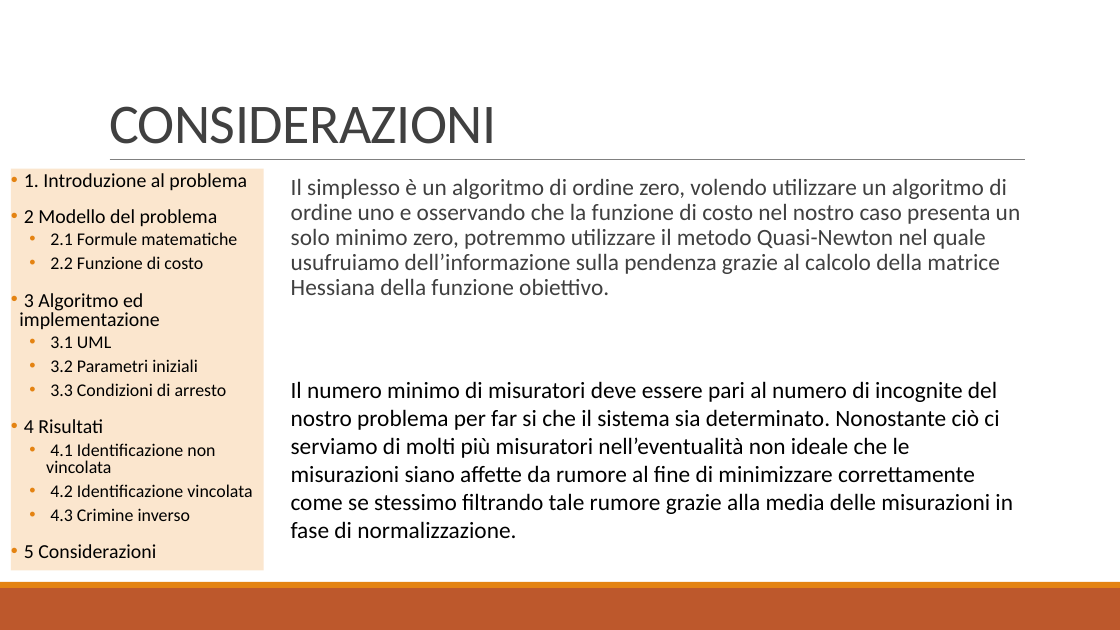
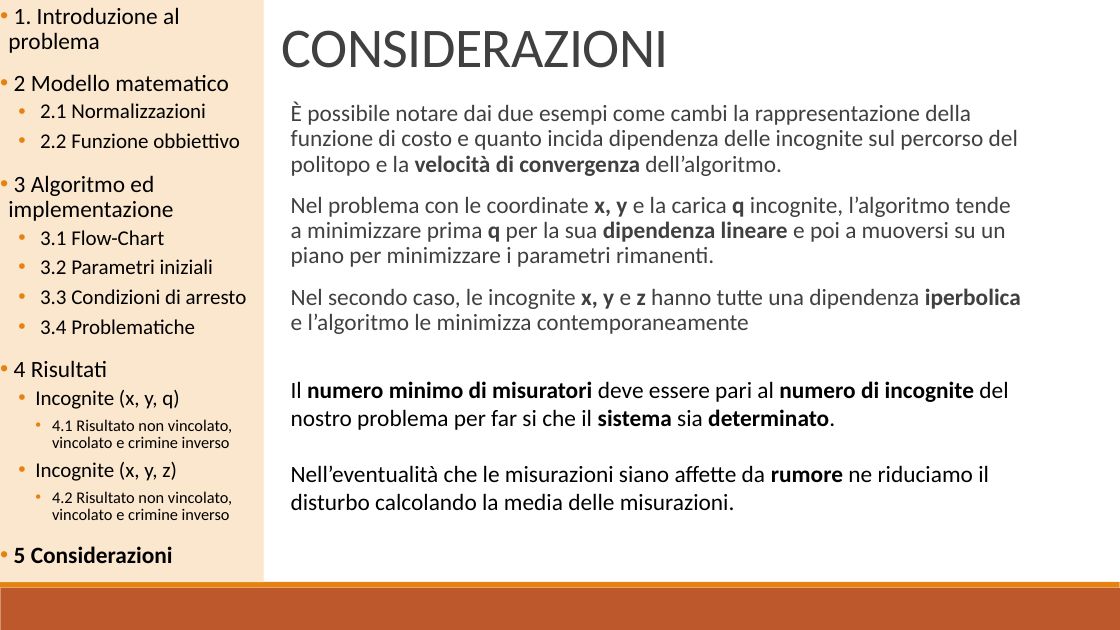
Before and after one commit to baldimario/Simplex, a slide deck: slide 20 of IDENTICAZIONE SISTEMA DI CARICHE PUNTIFORMI DA MISURE DI.pptx (slide 18 before the commit). Drawn at 1120x630 pixels with LibreOffice and Linux fonts; fonts in the diff are those of the drawing. Boxes give left, top, right and bottom in pixels: in the first picture for what was removed or moved away, otherwise in the second. Text is boxed around its words. In the diff, an @@ line names an element or a change of style, - is before the commit and + after.

```diff
--- a/IDENTICAZIONE SISTEMA DI CARICHE PUNTIFORMI DA MISURE DI.pptx
+++ b/IDENTICAZIONE SISTEMA DI CARICHE PUNTIFORMI DA MISURE DI.pptx
@@ rectangle "1. Introduzione al problema": place and size @@
-rectangle "1. Introduzione al problema" at (11, 169, 264, 571)
+rectangle "1. Introduzione al problema" at (0, 0, 264, 582)
@@ text in rectangle at (8, 7, 247, 563): size 17 to 20 pt in "1. Introduzione al problema", "3 Algoritmo ed implementazione", "4 Risultati", "5 Considerazioni"; size 15.3 to 18 pt in "3.2 Parametri iniziali", "3.3 Condizioni di arresto"; bold on in "5 Considerazioni"; line spacing 0.8 to 0.9 @@
@@ title "CONSIDERAZIONI": place and size @@
-title "CONSIDERAZIONI" at (109, 106, 496, 144)
+title "CONSIDERAZIONI" at (282, 30, 669, 68)
@@ text in rectangle at (14, 74, 240, 148): text changed; size 15.3 to 18 pt @@
-• 2 Modello del problema
-  • 2.1 Formule matematiche
-  • 2.2 Funzione di costo
+• 2 Modello matematico
+  • 2.1 Normalizzazioni
+  • 2.2 Funzione obbiettivo
@@ text at (291, 101, 1021, 334): text changed @@
-  Il simplesso è un algoritmo di ordine zero, volendo utilizzare un algoritmo di ordine uno e osservando che la funzione di costo nel nostro caso presenta un solo minimo zero, potremmo utilizzare il metodo Quasi-Newton nel quale usufruiamo dell’informazione sulla pendenza grazie al calcolo della matrice Hessiana della funzione obiettivo.
+  È possibile notare dai due esempi come cambi la rappresentazione della funzione di costo e quanto incida dipendenza delle incognite sul percorso del politopo e la velocità di convergenza dell’algoritmo.
+  Nel problema con le coordinate x, y e la carica q incognite, l’algoritmo tende a minimizzare prima q per la sua dipendenza lineare e poi a muoversi su un piano per minimizzare i parametri rimanenti.
+  Nel secondo caso, le incognite x, y e z hanno tutte una dipendenza iperbolica e l’algoritmo le minimizza contemporaneamente
@@ line removed from (110, 160) to (1026, 160) @@
@@ text in rectangle at (40, 230, 164, 245): text changed; size 15.3 to 18 pt @@
-  • 3.1 UML
+  • 3.1 Flow-Chart
@@ text in rectangle at (40, 319, 195, 334): paragraph added @@
+  • 3.4 Problematiche
@@ text at (291, 381, 1008, 510): text changed @@
-Il numero minimo di misuratori deve essere pari al numero di incognite del nostro problema per far si che il sistema sia determinato. Nonostante ciò ci serviamo di molti più misuratori nell’eventualità non ideale che le misurazioni siano affette da rumore al fine di minimizzare correttamente come se stessimo filtrando tale rumore grazie alla media delle misurazioni in fase di normalizzazione.
+Il numero minimo di misuratori deve essere pari al numero di incognite del nostro problema per far si che il sistema sia determinato.
+Nell’eventualità che le misurazioni siano affette da rumore ne riduciamo il disturbo calcolando la media delle misurazioni.
@@ text in rectangle at (35, 390, 232, 520): text changed; size 15.3 to 14 pt @@
-  • 4.1 Identificazione non vincolata
-  • 4.2 Identificazione vincolata
-  • 4.3 Crimine inverso
+  • Incognite (x, y, q)
+    • 4.1 Risultato non vincolato, vincolato e crimine inverso
+  • Incognite (x, y, z)
+    • 4.2 Risultato non vincolato, vincolato e crimine inverso
```
Also in this commit, not shown: 16 other slides changed, 2 slides added, 2 other files.
